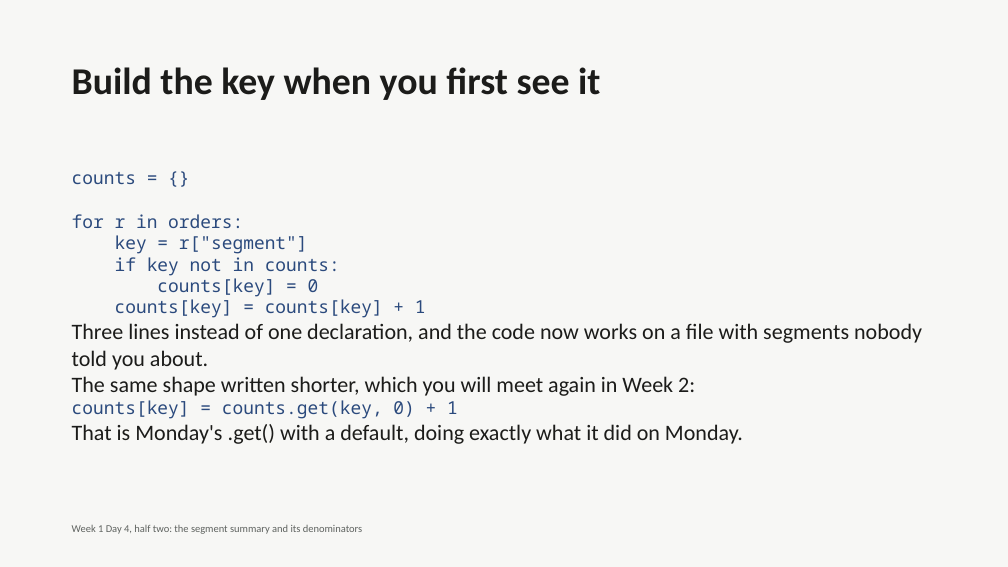
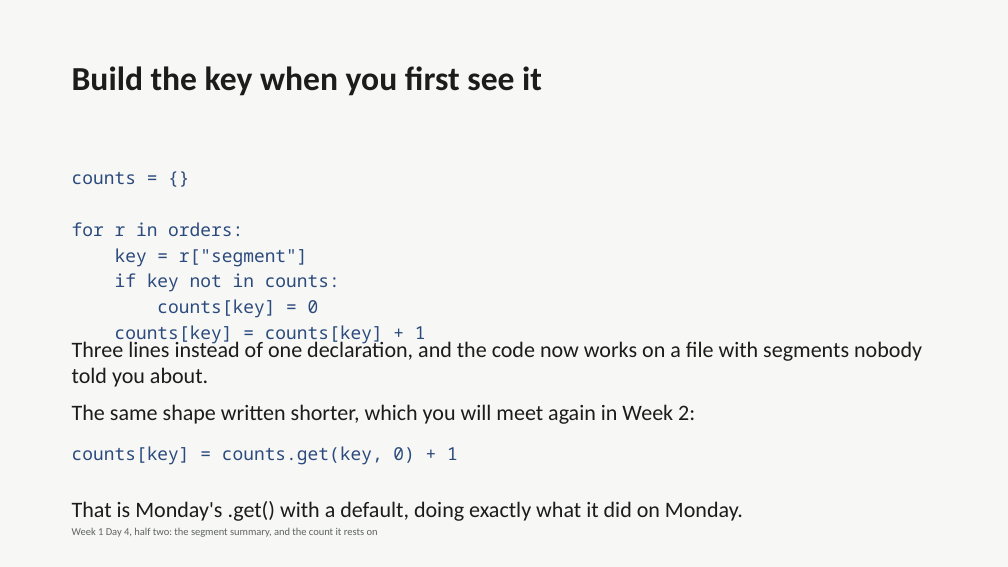
Before and after one commit to fde-academy-lab/c2-content-factory, a slide deck: slide 18 of content/W01/D4/C2_W01_D04_deck_half2_STUDENT.pptx (slide 15 before the commit). Drawn at 1008x567 pixels with LibreOffice and Linux fonts; fonts in the diff are those of the drawing. Boxes give left, top, right and bottom in pixels: in the first picture for what was removed or moved away, otherwise in the second. Text is boxed around its words. In the diff, an @@ line names an element or a change of style, - is before the commit and + after.

```diff
--- a/content/W01/D4/C2_W01_D04_deck_half2_STUDENT.pptx
+++ b/content/W01/D4/C2_W01_D04_deck_half2_STUDENT.pptx
@@ text "Build the key when you ..." at [72, 66, 542, 96]: size 36 to 32 pt @@
@@ text "counts = {}" at [72, 172, 426, 344]: more space between paragraphs @@
@@ text at [72, 323, 922, 444]: paragraphs removed @@
-Three lines instead of one declaration, and the code now works on a file with segments nobody told you about.
-The same shape written shorter, which you will meet again in Week 2:
-counts[key] = counts.get(key, 0) + 1
-That is Monday's .get() with a default, doing exactly what it did on Monday.
@@ text added at [72, 338, 922, 424], 21 pt, text #1C1C1A @@
+Three lines instead of one declaration, and the code now works on a file with segments nobody told you about.
+The same shape written shorter, which you will meet again in Week 2:
@@ text added at [72, 446, 458, 465], 17 pt, text #2B4A7D @@
+counts[key] = counts.get(key, 0) + 1
@@ text added at [72, 501, 743, 521], 21 pt, text #1C1C1A @@
+That is Monday's .get() with a default, doing exactly what it did on Monday.
@@ text at [72, 528, 378, 537]: text changed @@
-Week 1 Day 4, half two: the segment summary and its denominators
+Week 1 Day 4, half two: the segment summary, and the count it rests on
```
Also in this commit, not shown: 28 other slides changed, 12 slides added, 4 other files.
